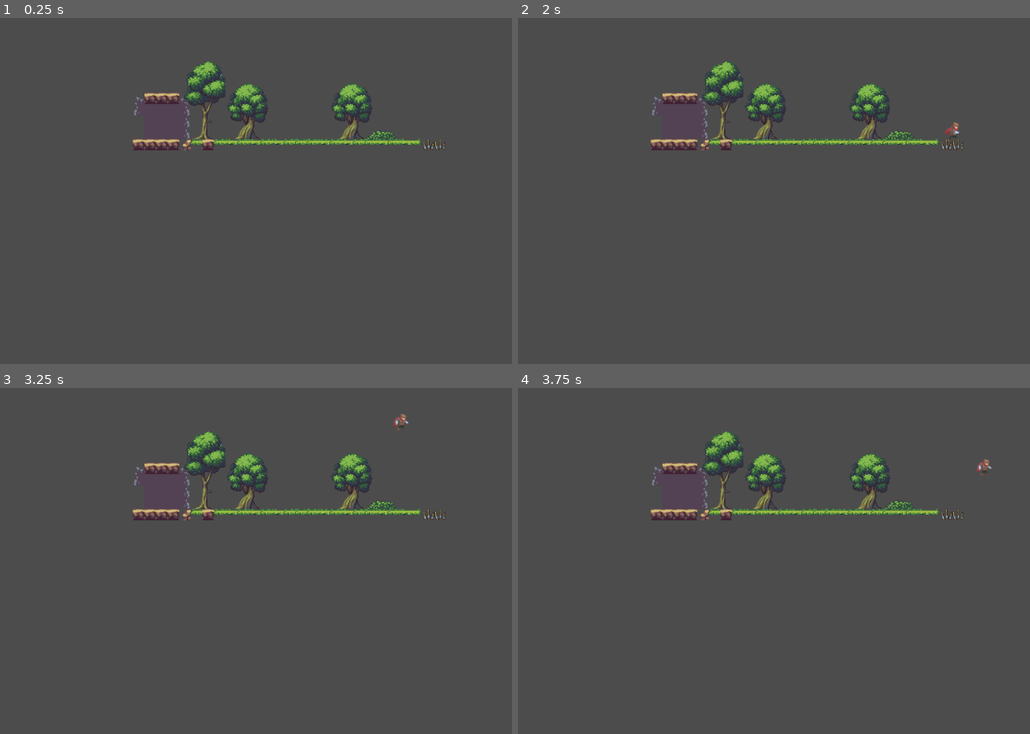
Above: before the commit, frames 1-4 (two rows, left to right).
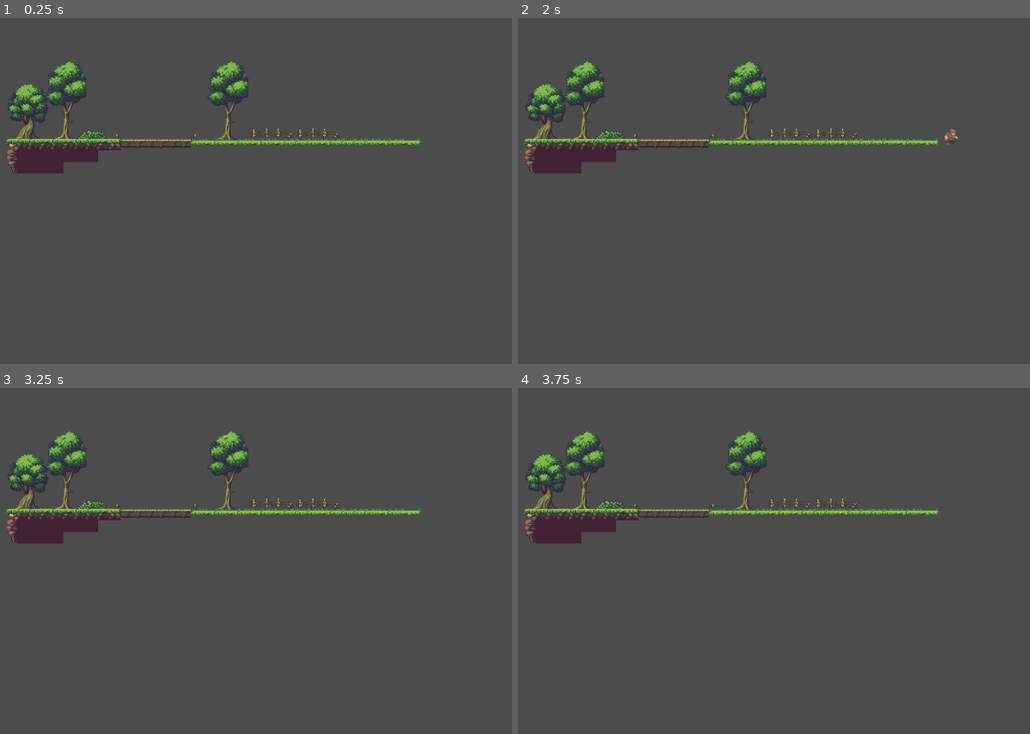
Above: after the commit, the same moments.

Repository: jdibble21/P2-Forest-Run
Game: Godot game, scene res://src/World.tscn
Two runs of this game, one before a commit and one after it. Both use one fixed random seed, a clock stepped at 60 frames per second and the inputs below.
Inputs:
- Up to frame 1 (0.25 s): no input
- Up to frame 2 (2 s): tap Enter at 0.5 s; hold D (move_right) from 0.53 s (still down); tap W (jump) at 0.77, 1.52 s
- Up to frame 3 (3.25 s): release D (move_right) at 2.03 s; hold A (move_left) 2.03-2.78 s; tap Space at 2.75 s; hold D (move_right) from 2.78 s (still down); tap W (jump) at 3.02 s
- Up to frame 4 (3.75 s): keep holding D (move_right)

The runs differ from the first frame. In frame 1, 6.4% of the frame differs, in the area x 1-87%, y 12-45%; in frame 2, 6.5%; in frame 3, 6.5%; in frame 4, 6.5%.

Commit message:
Modify tilesets

Diff:
--- a/project/src/World.tscn
+++ b/project/src/World.tscn
@@ -7,8 +7,35 @@
 [sub_resource type="ConvexPolygonShape2D" id=1]
 points = PoolVector2Array( 0, 5.25764, 47.2393, 5.25764, 48, 11, 0, 11 )
 
+[sub_resource type="ConvexPolygonShape2D" id=6]
+points = PoolVector2Array( 15.3499, 0.559937, 15.5825, 15.4443, 10.9311, 15.4443, 3.0238, 0.559937 )
+
+[sub_resource type="ConvexPolygonShape2D" id=7]
+points = PoolVector2Array( 0.559937, 0.559937, 14.514, 1.02508, 1.02507, 15.9094 )
+
+[sub_resource type="ConvexPolygonShape2D" id=8]
+points = PoolVector2Array( 0, 0, 16, 0, 16, 16, 0, 16 )
+
+[sub_resource type="ConvexPolygonShape2D" id=9]
+points = PoolVector2Array( 0, 0, 16, 0, 16, 16, 0, 16 )
+
+[sub_resource type="ConvexPolygonShape2D" id=10]
+points = PoolVector2Array( 0, 0, 16, 0, 16, 16, 0, 16 )
+
 [sub_resource type="ConvexPolygonShape2D" id=3]
 points = PoolVector2Array( 16, 15.5387, 0.192566, 15.5387, 0.192566, 7.16622, 16, 7.16622 )
+
+[sub_resource type="ConvexPolygonShape2D" id=11]
+points = PoolVector2Array( 0.559937, 0.698128, 7.53697, 4.65179, 13.1186, 14.6522, 0, 15.5825 )
+
+[sub_resource type="ConvexPolygonShape2D" id=12]
+points = PoolVector2Array( 0, 0, 16, 0, 16, 16, 0, 16 )
+
+[sub_resource type="ConvexPolygonShape2D" id=13]
+points = PoolVector2Array( 4.41922, 15.1173, 4.65178, 9.07057, 9.30315, 2.3261, 15.3499, 0.465561, 15.5825, 15.815 )
+
+[sub_resource type="ConvexPolygonShape2D" id=14]
+points = PoolVector2Array( 0, 0, 16, 0, 16, 16, 0, 16 )
 
 [sub_resource type="TileSet" id=2]
 0/name = "Tileset.png 0"
@@ -84,9 +111,16 @@
 4/navigation_offset = Vector2( 0, 0 )
 4/shape_offset = Vector2( 0, 0 )
 4/shape_transform = Transform2D( 1, 0, 0, 1, 0, 0 )
+4/shape = SubResource( 10 )
 4/shape_one_way = false
-4/shape_one_way_margin = 0.0
-4/shapes = [  ]
+4/shape_one_way_margin = 1.0
+4/shapes = [ {
+"autotile_coord": Vector2( 0, 0 ),
+"one_way": false,
+"one_way_margin": 1.0,
+"shape": SubResource( 10 ),
+"shape_transform": Transform2D( 1, 0, 0, 1, 0, 0 )
+} ]
 4/z_index = 0
 5/name = "Tileset.png 5"
 5/texture = ExtResource( 1 )
@@ -119,9 +153,16 @@
 6/navigation_offset = Vector2( 0, 0 )
 6/shape_offset = Vector2( 0, 0 )
 6/shape_transform = Transform2D( 1, 0, 0, 1, 0, 0 )
+6/shape = SubResource( 11 )
 6/shape_one_way = false
-6/shape_one_way_margin = 0.0
-6/shapes = [  ]
+6/shape_one_way_margin = 1.0
+6/shapes = [ {
+"autotile_coord": Vector2( 0, 0 ),
+"one_way": false,
+"one_way_margin": 1.0,
+"shape": SubResource( 11 ),
+"shape_transform": Transform2D( 1, 0, 0, 1, 0, 0 )
+} ]
 6/z_index = 0
 7/name = "Tileset.png 7"
 7/texture = ExtResource( 1 )
@@ -133,9 +174,16 @@
 7/navigation_offset = Vector2( 0, 0 )
 7/shape_offset = Vector2( 0, 0 )
 7/shape_transform = Transform2D( 1, 0, 0, 1, 0, 0 )
+7/shape = SubResource( 12 )
 7/shape_one_way = false
-7/shape_one_way_margin = 0.0
-7/shapes = [  ]
+7/shape_one_way_margin = 1.0
+7/shapes = [ {
+"autotile_coord": Vector2( 0, 0 ),
+"one_way": false,
+"one_way_margin": 1.0,
+"shape": SubResource( 12 ),
+"shape_transform": Transform2D( 1, 0, 0, 1, 0, 0 )
+} ]
 7/z_index = 0
 8/name = "Tileset.png 8"
 8/texture = ExtResource( 1 )
@@ -147,9 +195,16 @@
 8/navigation_offset = Vector2( 0, 0 )
 8/shape_offset = Vector2( 0, 0 )
 8/shape_transform = Transform2D( 1, 0, 0, 1, 0, 0 )
+8/shape = SubResource( 13 )
 8/shape_one_way = false
-8/shape_one_way_margin = 0.0
-8/shapes = [  ]
+8/shape_one_way_margin = 1.0
+8/shapes = [ {
+"autotile_coord": Vector2( 0, 0 ),
+"one_way": false,
+"one_way_margin": 1.0,
+"shape": SubResource( 13 ),
+"shape_transform": Transform2D( 1, 0, 0, 1, 0, 0 )
+} ]
 8/z_index = 0
 9/name = "Tileset.png 9"
 9/texture = ExtResource( 1 )
@@ -161,9 +216,16 @@
 9/navigation_offset = Vector2( 0, 0 )
 9/shape_offset = Vector2( 0, 0 )
 9/shape_transform = Transform2D( 1, 0, 0, 1, 0, 0 )
+9/shape = SubResource( 14 )
 9/shape_one_way = false
-9/shape_one_way_margin = 0.0
-9/shapes = [  ]
+9/shape_one_way_margin = 1.0
+9/shapes = [ {
+"autotile_coord": Vector2( 0, 0 ),
+"one_way": false,
+"one_way_margin": 1.0,
+"shape": SubResource( 14 ),
+"shape_transform": Transform2D( 1, 0, 0, 1, 0, 0 )
+} ]
 9/z_index = 0
 10/name = "Tileset.png 10"
 10/texture = ExtResource( 1 )
@@ -175,9 +237,16 @@
 10/navigation_offset = Vector2( 0, 0 )
 10/shape_offset = Vector2( 0, 0 )
 10/shape_transform = Transform2D( 1, 0, 0, 1, 0, 0 )
+10/shape = SubResource( 6 )
 10/shape_one_way = false
-10/shape_one_way_margin = 0.0
-10/shapes = [  ]
+10/shape_one_way_margin = 1.0
+10/shapes = [ {
+"autotile_coord": Vector2( 0, 0 ),
+"one_way": false,
+"one_way_margin": 1.0,
+"shape": SubResource( 6 ),
+"shape_transform": Transform2D( 1, 0, 0, 1, 0, 0 )
+} ]
 10/z_index = 0
 11/name = "Tileset.png 11"
 11/texture = ExtResource( 1 )
@@ -203,9 +272,16 @@
 12/navigation_offset = Vector2( 0, 0 )
 12/shape_offset = Vector2( 0, 0 )
 12/shape_transform = Transform2D( 1, 0, 0, 1, 0, 0 )
+12/shape = SubResource( 7 )
 12/shape_one_way = false
-12/shape_one_way_margin = 0.0
-12/shapes = [  ]
+12/shape_one_way_margin = 1.0
+12/shapes = [ {
+"autotile_coord": Vector2( 0, 0 ),
+"one_way": false,
+"one_way_margin": 1.0,
+"shape": SubResource( 7 ),
+"shape_transform": Transform2D( 1, 0, 0, 1, 0, 0 )
+} ]
 12/z_index = 0
 13/name = "Tileset.png 13"
 13/texture = ExtResource( 1 )
@@ -389,14 +465,112 @@
 25/shape_one_way_margin = 0.0
 25/shapes = [  ]
 25/z_index = 0
+26/name = "Tileset.png 26"
+26/texture = ExtResource( 1 )
+26/tex_offset = Vector2( 0, 0 )
+26/modulate = Color( 1, 1, 1, 1 )
+26/region = Rect2( 32, 16, 16, 16 )
+26/tile_mode = 0
+26/occluder_offset = Vector2( 0, 0 )
+26/navigation_offset = Vector2( 0, 0 )
+26/shape_offset = Vector2( 0, 0 )
+26/shape_transform = Transform2D( 1, 0, 0, 1, 0, 0 )
+26/shape = SubResource( 8 )
+26/shape_one_way = false
+26/shape_one_way_margin = 1.0
+26/shapes = [ {
+"autotile_coord": Vector2( 0, 0 ),
+"one_way": false,
+"one_way_margin": 1.0,
+"shape": SubResource( 8 ),
+"shape_transform": Transform2D( 1, 0, 0, 1, 0, 0 )
+} ]
+26/z_index = 0
+27/name = "Tileset.png 27"
+27/texture = ExtResource( 1 )
+27/tex_offset = Vector2( 0, 0 )
+27/modulate = Color( 1, 1, 1, 1 )
+27/region = Rect2( 48, 0, 16, 16 )
+27/tile_mode = 0
+27/occluder_offset = Vector2( 0, 0 )
+27/navigation_offset = Vector2( 0, 0 )
+27/shape_offset = Vector2( 0, 0 )
+27/shape_transform = Transform2D( 1, 0, 0, 1, 0, 0 )
+27/shape = SubResource( 9 )
+27/shape_one_way = false
+27/shape_one_way_margin = 1.0
+27/shapes = [ {
+"autotile_coord": Vector2( 0, 0 ),
+"one_way": false,
+"one_way_margin": 1.0,
+"shape": SubResource( 9 ),
+"shape_transform": Transform2D( 1, 0, 0, 1, 0, 0 )
+} ]
+27/z_index = 0
+
+[sub_resource type="ConvexPolygonShape2D" id=4]
+points = PoolVector2Array( 0, 0, 16, 0, 16, 16, 0, 16 )
+
+[sub_resource type="ConvexPolygonShape2D" id=15]
+points = PoolVector2Array( 48, 9.14157, 0, 8.909, 0, 4.25764, 48, 3.7925 )
+
+[sub_resource type="TileSet" id=5]
+0/name = "Tileset.png 0"
+0/texture = ExtResource( 1 )
+0/tex_offset = Vector2( 0, 0 )
+0/modulate = Color( 1, 1, 1, 1 )
+0/region = Rect2( 112, 64, 16, 16 )
+0/tile_mode = 0
+0/occluder_offset = Vector2( 0, 0 )
+0/navigation_offset = Vector2( 0, 0 )
+0/shape_offset = Vector2( 0, 0 )
+0/shape_transform = Transform2D( 1, 0, 0, 1, 0, 0 )
+0/shape = SubResource( 4 )
+0/shape_one_way = false
+0/shape_one_way_margin = 1.0
+0/shapes = [ {
+"autotile_coord": Vector2( 0, 0 ),
+"one_way": false,
+"one_way_margin": 1.0,
+"shape": SubResource( 4 ),
+"shape_transform": Transform2D( 1, 0, 0, 1, 0, 0 )
+} ]
+0/z_index = 0
+1/name = "Tileset.png 1"
+1/texture = ExtResource( 1 )
+1/tex_offset = Vector2( 0, 0 )
+1/modulate = Color( 1, 1, 1, 1 )
+1/region = Rect2( 103, 33, 49, 8 )
+1/tile_mode = 0
+1/occluder_offset = Vector2( 0, 0 )
+1/navigation_offset = Vector2( 0, 0 )
+1/shape_offset = Vector2( 0, 0 )
+1/shape_transform = Transform2D( 1, 0, 0, 1, 0, 0 )
+1/shape = SubResource( 15 )
+1/shape_one_way = false
+1/shape_one_way_margin = 1.0
+1/shapes = [ {
+"autotile_coord": Vector2( 0, 0 ),
+"one_way": false,
+"one_way_margin": 1.0,
+"shape": SubResource( 15 ),
+"shape_transform": Transform2D( 1, 0, 0, 1, 0, 0 )
+} ]
+1/z_index = 0
 
 [node name="World" type="Node2D"]
 
-[node name="Player" parent="." instance=ExtResource( 2 )]
-position = Vector2( 521.291, -91.2099 )
-
-[node name="TileMap" type="TileMap" parent="."]
+[node name="StructureTiles" type="TileMap" parent="."]
 tile_set = SubResource( 2 )
 cell_size = Vector2( 16, 16 )
 format = 1
-tile_data = PoolIntArray( 720923, 2, 0, 851999, 3, 0, 852008, 3, 0, 917527, 17, 0, 917528, 7, 0, 917529, 7, 0, 917530, 7, 0, 917531, 19, 0, 983063, 24, 0, 983064, 25, 0, 983065, 25, 0, 983066, 25, 0, 983067, 20, 0, 1048600, 25, 0, 1048601, 25, 0, 1048602, 25, 0, 1048603, 20, 0, 1114136, 25, 0, 1114137, 25, 0, 1114138, 25, 0, 1114139, 20, 0, 1114155, 1, 0, 1179671, 7, 0, 1179672, 7, 0, 1179673, 7, 0, 1179674, 7, 0, 1179675, 8, 0, 1179676, 0, 0, 1179677, 7, 0, 1179678, 0, 0, 1179680, 0, 0, 1179682, 0, 0, 1179684, 0, 0, 1179685, 0, 0, 1179686, 0, 0, 1179688, 0, 0, 1179690, 0, 0, 1179691, 0, 0, 1179693, 0, 0, 1179696, 5, 0, 1179697, 5, 0 )
+tile_data = PoolIntArray( 720911, 2, 0, 720925, 2, 0, 851980, 3, 0, 1114130, 1, 0, 1114133, 16, 0, 1114140, 15, 0, 1114145, 14, 0, 1114149, 14, 0, 1179660, 8, 0, 1179661, 27, 0, 1179662, 27, 0, 1179663, 27, 0, 1179664, 27, 0, 1179665, 27, 0, 1179666, 27, 0, 1179667, 27, 0, 1179668, 27, 0, 1179669, 7, 0, 1179676, 0, 0, 1179678, 0, 0, 1179680, 0, 0, 1179682, 0, 0, 1179684, 0, 0, 1179685, 0, 0, 1179686, 0, 0, 1179688, 0, 0, 1179689, 0, 0, 1179690, 0, 0, 1179691, 0, 0, 1179693, 0, 0, 1245196, 9, 0, 1245197, 4, 0, 1245198, 4, 0, 1245199, 4, 0, 1245200, 4, 0, 1245201, 4, 0, 1245202, 4, 0, 1245203, 4, 0, 1310732, 10, 0, 1310733, 4, 0, 1310734, 4, 0, 1310735, 4, 0, 1310736, 4, 0 )
+
+[node name="PropTiles" type="TileMap" parent="."]
+tile_set = SubResource( 5 )
+cell_size = Vector2( 16, 16 )
+format = 1
+tile_data = PoolIntArray( 1179660, 1, 0, 1179661, 1, 0, 1179662, 1, 0, 1179664, 1, 0, 1179666, 1, 0, 1179667, 1, 0, 1179670, 0, 0, 1179671, 0, 0, 1179672, 0, 0, 1179673, 0, 0, 1179674, 0, 0, 1179675, 0, 0 )
+
+[node name="Player" parent="." instance=ExtResource( 2 )]
+position = Vector2( 521.291, -91.2099 )
Not shown: 1 places in project/src/World.tscn that only renumber resources
